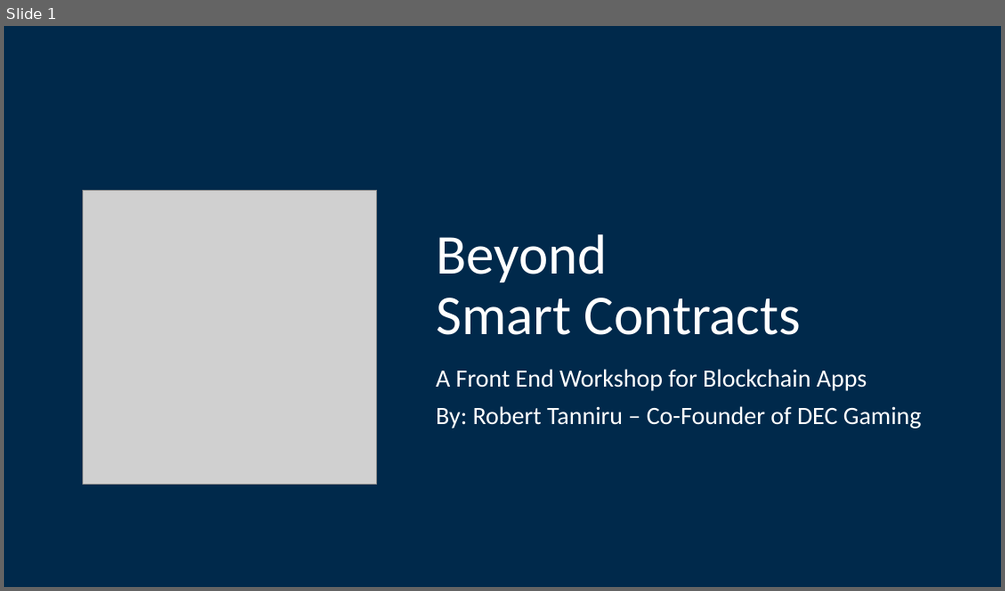
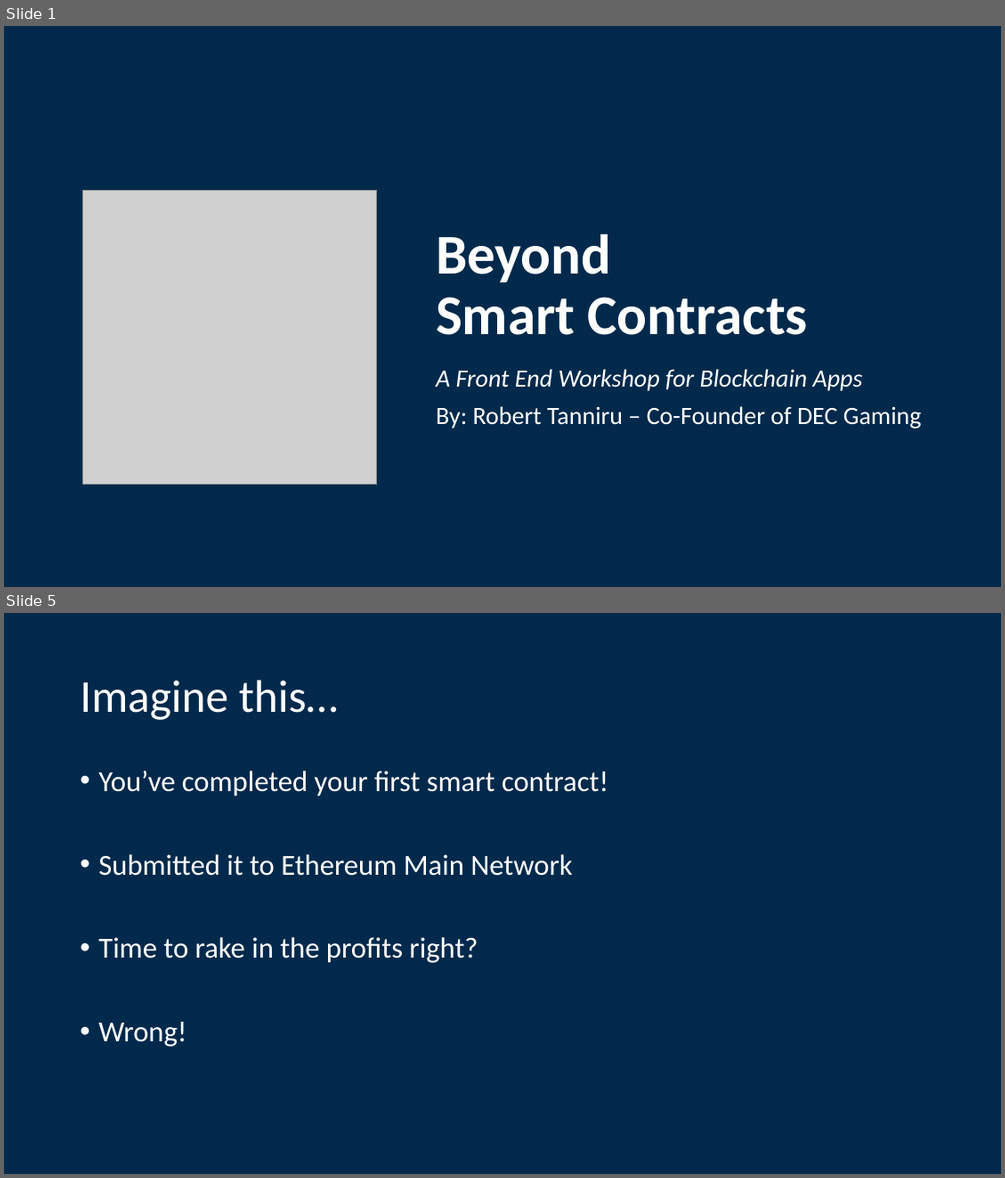
Before and after one commit to Blockchain-at-Michigan/Front-End-Workshop, a slide deck: presentation/Workshop_12_2_18.pptx. Shown one above the other, each under a label of ours: slide 1 before the commit, slides 1 and 5 after it; the slides between them are not shown. The pictures are 1005x591 and 1005x1178 pixels, drawn with LibreOffice and Linux fonts; fonts in the diff are those of the drawing; grey boxes stand for pictures. Boxes give left, top, right and bottom in pixels: in the first picture for what was removed or moved away, otherwise in the second. Text is boxed around its words. In the diff, an @@ line names an element or a change of style, - is before the commit and + after.

```diff
--- a/presentation/Workshop_12_2_18.pptx
+++ b/presentation/Workshop_12_2_18.pptx
@@ slide 5 added at bbox=[4, 613, 1001, 1174], background #01294C @@
@@ title added at bbox=[80, 680, 338, 720], 44 pt, text #FFFFFF @@
+Imagine this…
@@ text added at bbox=[98, 771, 608, 1046], 28 pt, text #FFFFFF @@
+• You’ve completed your first smart contract!
+• Submitted it to Ethereum Main Network
+• Time to rake in the profits right?
+• Wrong!
@@ slide 1 changed as well @@
@@ title "Beyond Smart Contracts" at bbox=[436, 233, 808, 335]: bold on @@
@@ subtitle at bbox=[436, 369, 863, 391]: italic on in "A Front End Workshop for Blockchain Apps" @@
```
Also in this commit, not shown: 6 other slides changed, 4 other slides added, 2 slides removed, 2 other files.
